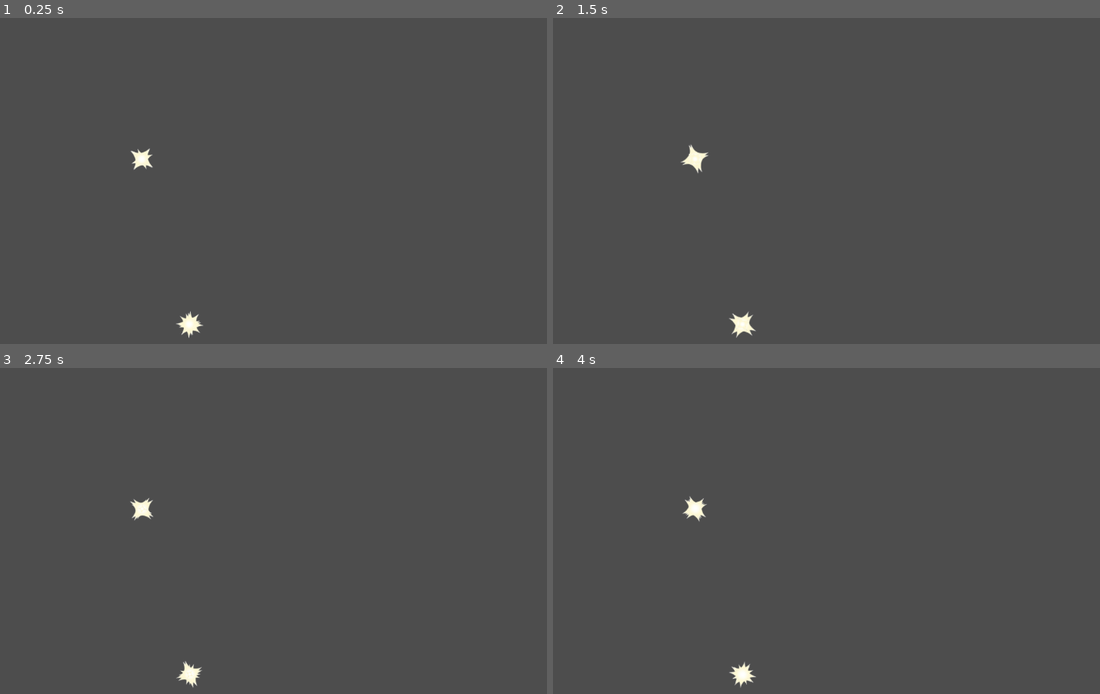
Above: before the commit, frames 1-4 (two rows, left to right).
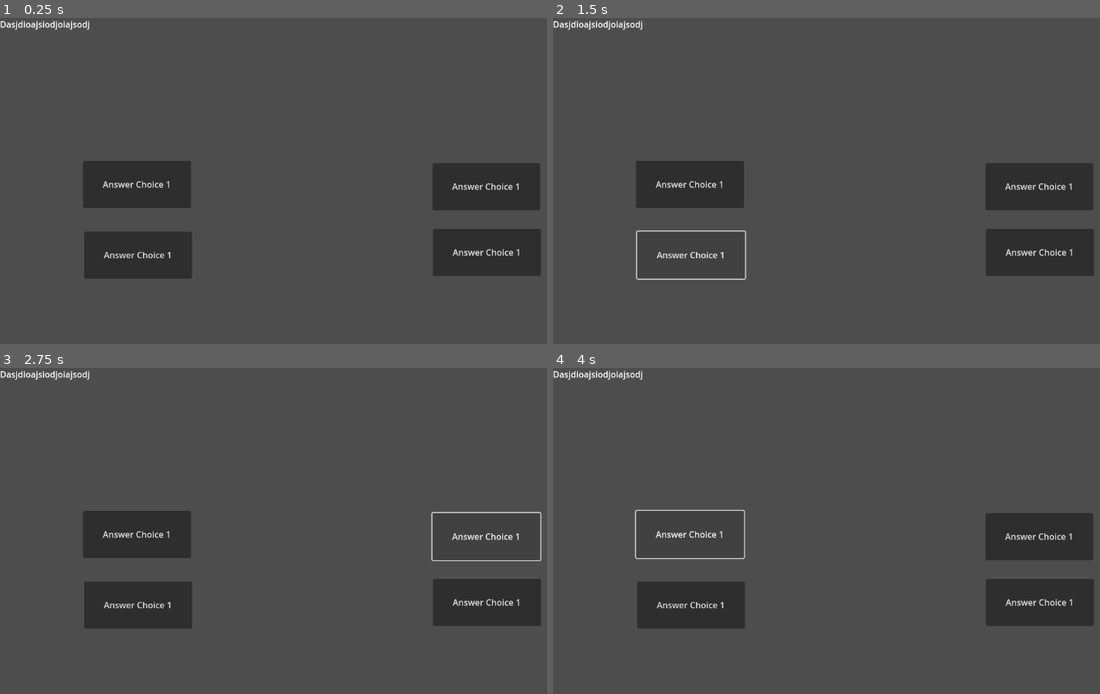
Above: after the commit, the same moments.

Repository: aakashvishcoder/sealhack
Game: Godot game, scene res://terminal/terminal.tscn
The game is run twice, just before and just after one commit, with the same random seed, the same clock (stepped at 60 frames per second) and the same inputs.
Inputs (mouse positions are in pixels of both pictures, inside the frame that each line leads up to):
- Up to frame 1 (0.25 s): no input
- Up to frame 2 (1.5 s): click (689, 184) at 0.5 s, where only the run after the commit has a clickable "Answer Choice 1"; click (689, 255) at 1.25 s, where only the run after the commit has a clickable "Answer Choice 1"
- Up to frame 3 (2.75 s): click (486, 537) at 2 s, where only the run after the commit has a clickable "Answer Choice 1"
- Up to frame 4 (4 s): click (1039, 602) at 2.75 s, where only the run after the commit has a clickable "Answer Choice 1"; click (689, 534) at 3.5 s, where only the run after the commit has a clickable "Answer Choice 1"

The runs differ from the first frame. In frame 1, 12% of the frame differs, in the area x 0-99%, y 0-99%; in frame 2, 9.3%; in frame 3, 9.1%; in frame 4, 9.3%.
Error after the commit: Invalid access of index '1' on a base object of type: 'Array'. (res://terminal/terminal.gd:14)

Commit message:
fixed one bug with the buttons

Diff:
--- a/terminal/terminal.gd
+++ b/terminal/terminal.gd
@@ -5,25 +5,26 @@
 @export var clue_scene_file_path: String = ""
 
 var question_list = {}
+var file_path = main_scene_file_path
 
 # Called when the node enters the scene tree for the first time.
 func _ready() -> void:
 	question_list = load_json_file()
-	var random_index: int = randi_range(0, question_list["questions"].size()-1)
+	var random_index: int = randi_range(0, question_list["questions"].size())
 	var correct_answer: int = question_list["correct_answer"][random_index]
 	print(clue_scene_file_path)
 	match correct_answer:
 		1:
-			_on_button_2_button_down(clue_scene_file_path)
+			file_path = clue_scene_file_path
 			print("button 2")
 		2:
-			_on_button_3_button_down(clue_scene_file_path)
+			file_path = clue_scene_file_path
 			print("button 3")
 		3:
-			_on_button_4_button_down(clue_scene_file_path)
+			file_path = clue_scene_file_path
 			print("button 4")
 		4:
-			_on_button_5_button_down(clue_scene_file_path)
+			file_path = clue_scene_file_path
 			print("button 5")
 		_:
 			print("No answer detected")
@@ -48,18 +49,18 @@
 func _process(delta: float) -> void:
 	pass
 
-func _on_button_2_button_down(file_path: String = main_scene_file_path) -> void:
+func _on_button_2_button_down() -> void:
 	print("button 2 pressed")
 	get_tree().change_scene_to_file(file_path)
 
-func _on_button_3_button_down(file_path: String = main_scene_file_path) -> void:
+func _on_button_3_button_down() -> void:
 	print("button 3 pressed")
 	get_tree().change_scene_to_file(file_path)
 
-func _on_button_4_button_down(file_path: String = main_scene_file_path) -> void:
+func _on_button_4_button_down() -> void:
 	print("button 4 pressed")
 	get_tree().change_scene_to_file(file_path)
 
-func _on_button_5_button_down(file_path: String = main_scene_file_path) -> void:
+func _on_button_5_button_down() -> void:
 	print("button 5 pressed")
 	get_tree().change_scene_to_file(file_path)
